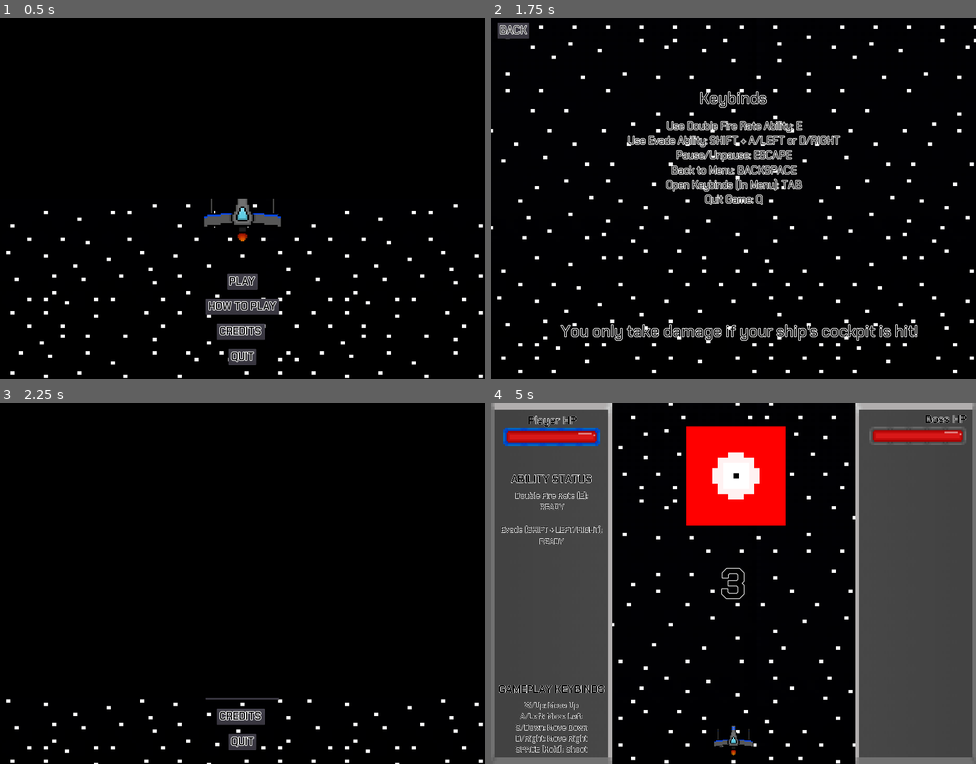
Above: before the commit, frames 1-4 (two rows, left to right).
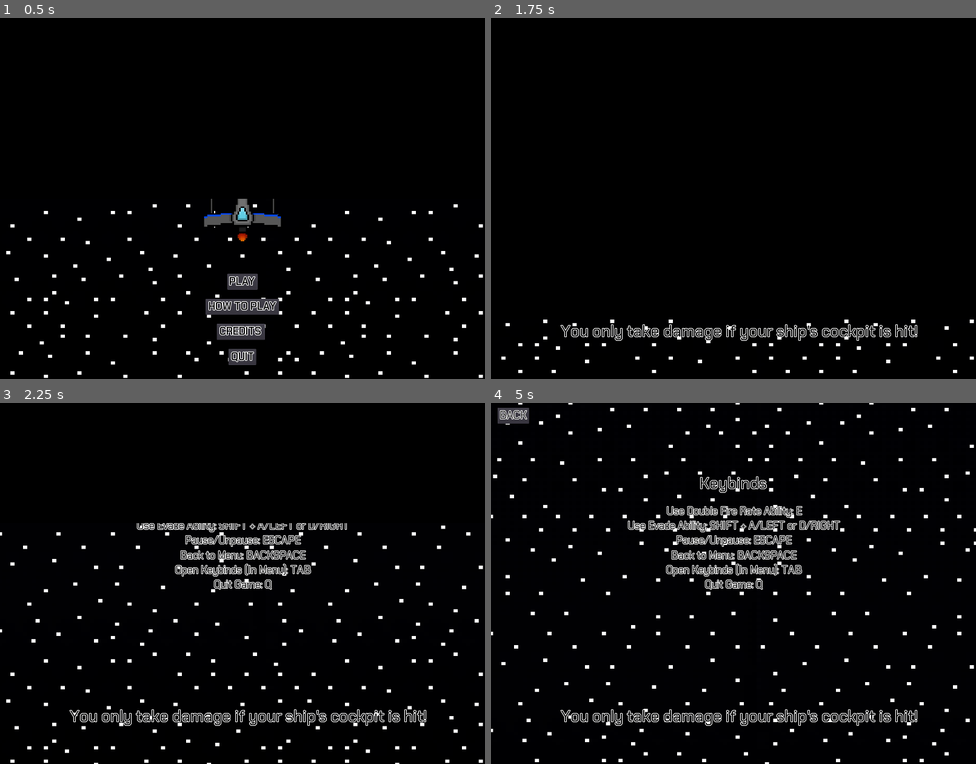
Above: after the commit, the same moments.

Repository: Cecilist/Final-BossFightBulletShooter
Game: Godot game, scene res://Menu/MainMenu.tscn
The game is run twice, just before and just after one commit, with the same random seed, the same clock (stepped at 60 frames per second) and the same inputs.
Inputs (mouse positions are in pixels of both pictures, inside the frame that each line leads up to):
- Up to frame 1 (0.5 s): no input
- Up to frame 2 (1.75 s): click "HOW TO PLAY" at 0.5 s; click "CREDITS" at 1.25 s
- Up to frame 3 (2.25 s): click "BACK" at 2 s
- Up to frame 4 (5 s): click (733, 666) at 2.75 s, where only the run before the commit has a clickable "PLAY"; click (733, 666) at 3.5 s, where only the run before the commit has a clickable "PLAY"; tap Enter (play_game) at 4.25, 4.35 s; hold D (move_right) from 4.28 s (still down); tap Tab (to_next_screen) at 4.55 s

Frame 1 is identical in both runs. In frame 2, 4.8% of the frame differs, in the area x 0-100%, y 1-83%; in frame 3, 4.4%; in frame 4, 59%, in the area x 0-100%, y 0-100%.

Commit message:
Add title screen transitions

Diff:
--- a/project/Menu/Credits.gd
+++ b/project/Menu/Credits.gd
@@ -1,7 +1,23 @@
+class_name Credits
 extends Node2D
 
 
+func _ready():
+	$Transition.fade_in()
+
+# Checks if the player pressed the key to return to the main menu
+func _input(_event):
+	if Input.is_action_just_pressed("previous_menu"):
+		_on_BackButton_pressed()
 
 
+# Returns to the menu
+func _process(_delta):
+	if $Transition.can_switch_scene == true:
+		var _ignored := get_tree().change_scene("res://Menu/MainMenu.tscn")
+
+
+# Fades out
 func _on_BackButton_pressed():
-		var _ignored := get_tree().change_scene("res://Menu/MainMenu.tscn")
+	$Transition.show_rect()
+	$Transition.fade_out()
--- a/project/Menu/Credits.tscn
+++ b/project/Menu/Credits.tscn
@@ -8,6 +8,7 @@
 [ext_resource path="res://Player/Ship_Exhaust_3.png" type="Texture" id=6]
 [ext_resource path="res://Player/Ship_Exhaust_1.png" type="Texture" id=7]
 [ext_resource path="res://Font/ChakraPetch-Regular.ttf" type="DynamicFontData" id=8]
+[ext_resource path="res://Transitions/Transition.tscn" type="PackedScene" id=9]
 
 [sub_resource type="DynamicFont" id=1]
 size = 128
@@ -74,6 +75,7 @@
 scale = Vector2( 0.5, 0.5 )
 frames = SubResource( 2 )
 animation = "flying"
+frame = 3
 playing = true
 
 [node name="TitleShipSprite" type="AnimatedSprite" parent="."]
@@ -151,4 +153,6 @@
 "_edit_use_anchors_": false
 }
 
+[node name="Transition" parent="." instance=ExtResource( 9 )]
+
 [connection signal="pressed" from="BackButton" to="." method="_on_BackButton_pressed"]
--- a/project/Menu/Instructions.gd
+++ b/project/Menu/Instructions.gd
@@ -1,5 +1,9 @@
 class_name Instructions
 extends Node2D
+
+
+func _ready():
+	$Transition.fade_in()
 
 
 # Checks if the player pressed the key to return to the main menu
@@ -9,5 +13,12 @@
 
 
 # Returns to the menu
+func _process(_delta):
+	if $Transition.can_switch_scene == true:
+		var _ignored := get_tree().change_scene("res://Menu/MainMenu.tscn")
+
+
+# Returns to the menu
 func _on_BackButton_pressed():
-	var _ignored := get_tree().change_scene("res://Menu/MainMenu.tscn")
+	$Transition.show_rect()
+	$Transition.fade_out()
--- a/project/Menu/Instructions.tscn
+++ b/project/Menu/Instructions.tscn
@@ -1,7 +1,8 @@
-[gd_scene load_steps=6 format=2]
+[gd_scene load_steps=7 format=2]
 
 [ext_resource path="res://Font/ChakraPetch-Regular.ttf" type="DynamicFontData" id=1]
 [ext_resource path="res://Menu/Instructions.gd" type="Script" id=2]
+[ext_resource path="res://Transitions/Transition.tscn" type="PackedScene" id=3]
 
 [sub_resource type="DynamicFont" id=1]
 size = 32
@@ -89,4 +90,6 @@
 "_edit_use_anchors_": false
 }
 
+[node name="Transition" parent="." instance=ExtResource( 3 )]
+
 [connection signal="pressed" from="BackButton" to="." method="_on_BackButton_pressed"]
--- a/project/Menu/MainMenu.gd
+++ b/project/Menu/MainMenu.gd
@@ -2,59 +2,62 @@
 extends Node2D
 
 
-var _button_pressed = " "
+var _button_pressed = ""
 
 func _ready():
 	get_tree().paused = false
-	$AnimationPlayer.play("TitleFadeIn")
+	$Transition.fade_in()
 
 
 func _input(_event):
-	if Input.is_action_just_pressed("play_game"):
-		_on_PlayButton_pressed()
-	if Input.is_action_just_pressed("to_next_screen"):
-		_on_InstructionsButton_pressed()
-	if Input.is_action_just_pressed("quit_game"):
-		_on_QuitButton_pressed()
+	if $Transition.input_locked == false:
+		if Input.is_action_just_pressed("play_game"):
+			_on_PlayButton_pressed()
+		if Input.is_action_just_pressed("to_next_screen"):
+			_on_InstructionsButton_pressed()
+		if Input.is_action_just_pressed("quit_game"):
+			_on_QuitButton_pressed()
+
+
+func _process(_delta):
+	if $Transition.can_switch_scene == true:
+		_new_scene()
 
 
 func _on_PlayButton_pressed():
 	_button_pressed = "play"
-	$ColorRect.visible = true
-	$AnimationPlayer.play("TitleFadeOut")
+	$Transition.show_rect()
+	$Transition.fade_out()
 
 
 func _on_InstructionsButton_pressed():
 	_button_pressed = "instructions"
-	$ColorRect.visible = true
-	$AnimationPlayer.play("TitleFadeOut")
+	$Transition.show_rect()
+	$Transition.fade_out()
 
 
 func _on_CreditsButton_pressed():
 	_button_pressed = "credits"
-	$ColorRect.visible = true
-	$AnimationPlayer.play("TitleFadeOut")
+	$Transition.show_rect()
+	$Transition.fade_out()
 
 
 func _on_QuitButton_pressed():
 	_button_pressed = "quit"
-	$ColorRect.visible = true
-	$AnimationPlayer.play("TitleFadeOut")
+	$Transition.show_rect()
+	$Transition.fade_out()
 
 
 func _on_DespawnArea_area_entered(area):
 	area.queue_free()
 
 
-func _on_AnimationPlayer_animation_finished(anim_name):
-	if anim_name == "TitleFadeIn":
-		$ColorRect.visible = false
-	elif anim_name == "TitleFadeOut":
-		if _button_pressed == "play":
-			var _ignored := get_tree().change_scene("res:///Level/Level.tscn")
-		elif _button_pressed == "instructions":
-			var _ignored := get_tree().change_scene("res:///Menu/Instructions.tscn")
-		elif _button_pressed == "credits":
-			var _ignored := get_tree().change_scene("res:///Menu/Credits.tscn")
-		elif _button_pressed == "quit":
-			get_tree().quit()
+func _new_scene():
+	if _button_pressed == "play":
+		var _ignored := get_tree().change_scene("res:///Level/Level.tscn")
+	elif _button_pressed == "instructions":
+		var _ignored := get_tree().change_scene("res:///Menu/Instructions.tscn")
+	elif _button_pressed == "credits":
+		var _ignored := get_tree().change_scene("res:///Menu/Credits.tscn")
+	elif _button_pressed == "quit":
+		get_tree().quit()
--- a/project/Menu/MainMenu.tscn
+++ b/project/Menu/MainMenu.tscn
@@ -7,6 +7,7 @@
 [ext_resource path="res://Player/Ship_Exhaust_2.png" type="Texture" id=5]
 [ext_resource path="res://Player/Ship_Exhaust_3.png" type="Texture" id=6]
 [ext_resource path="res://Player/Ship_Exhaust_1.png" type="Texture" id=7]
+[ext_resource path="res://Transitions/Transition.tscn" type="PackedScene" id=8]
 
 [sub_resource type="DynamicFont" id=1]
 size = 128
@@ -44,36 +45,7 @@
 outline_size = 2
 font_data = ExtResource( 1 )
 
-[sub_resource type="Animation" id=7]
-tracks/0/type = "value"
-tracks/0/path = NodePath("ColorRect:rect_position")
-tracks/0/interp = 1
-tracks/0/loop_wrap = true
-tracks/0/imported = false
-tracks/0/enabled = true
-tracks/0/keys = {
-"times": PoolRealArray( 0, 1 ),
-"transitions": PoolRealArray( 1, 1 ),
-"update": 0,
-"values": [ Vector2( -725, -540 ), Vector2( -725, -1620 ) ]
-}
-
-[sub_resource type="Animation" id=11]
-resource_name = "TitleFadeOut"
-tracks/0/type = "value"
-tracks/0/path = NodePath("ColorRect:rect_position")
-tracks/0/interp = 1
-tracks/0/loop_wrap = true
-tracks/0/imported = false
-tracks/0/enabled = true
-tracks/0/keys = {
-"times": PoolRealArray( 0, 1 ),
-"transitions": PoolRealArray( 1, 1 ),
-"update": 0,
-"values": [ Vector2( -725, 540 ), Vector2( -725, -540 ) ]
-}
-
-[sub_resource type="RectangleShape2D" id=8]
+[sub_resource type="RectangleShape2D" id=7]
 extents = Vector2( 1207.41, 871.501 )
 
 [node name="MainMenu" type="Node2D"]
@@ -177,29 +149,16 @@
 "_edit_use_anchors_": false
 }
 
-[node name="AnimationPlayer" type="AnimationPlayer" parent="."]
-anims/TitleFadeIn = SubResource( 7 )
-anims/TitleFadeOut = SubResource( 11 )
-
 [node name="DespawnArea" type="Area2D" parent="."]
 
 [node name="CollisionShape2D" type="CollisionShape2D" parent="DespawnArea"]
 position = Vector2( 2.37842, 0 )
-shape = SubResource( 8 )
+shape = SubResource( 7 )
 
-[node name="ColorRect" type="ColorRect" parent="."]
-margin_left = -725.0
-margin_top = -1620.0
-margin_right = 725.0
-margin_bottom = -540.0
-color = Color( 0, 0, 0, 1 )
-__meta__ = {
-"_edit_use_anchors_": false
-}
+[node name="Transition" parent="." instance=ExtResource( 8 )]
 
 [connection signal="pressed" from="PlayButton" to="." method="_on_PlayButton_pressed"]
 [connection signal="pressed" from="InstructionsButton" to="." method="_on_InstructionsButton_pressed"]
 [connection signal="pressed" from="QuitButton" to="." method="_on_QuitButton_pressed"]
 [connection signal="pressed" from="CreditsButton" to="." method="_on_CreditsButton_pressed"]
-[connection signal="animation_finished" from="AnimationPlayer" to="." method="_on_AnimationPlayer_animation_finished"]
 [connection signal="area_entered" from="DespawnArea" to="." method="_on_DespawnArea_area_entered"]
--- /dev/null
+++ b/project/Transitions/Transition.gd
@@ -0,0 +1,29 @@
+class_name Transition
+extends Node2D
+
+
+var can_switch_scene = false
+var input_locked = false
+
+
+func fade_in():
+	$AnimationPlayer.play("FadeIn")
+	input_locked = true
+
+
+func fade_out():
+	$ColorRect.set_position(Vector2(-725, -540))
+	$AnimationPlayer.play("FadeOut")
+	input_locked = true
+
+
+func show_rect():
+	$ColorRect.visible = true
+
+
+func _on_AnimationPlayer_animation_finished(anim_name):
+	input_locked = false
+	if anim_name == "FadeIn":
+		$ColorRect.visible = false
+	elif anim_name == "FadeOut":
+		can_switch_scene = true
--- /dev/null
+++ b/project/Transitions/Transition.tscn
@@ -0,0 +1,52 @@
+[gd_scene load_steps=4 format=2]
+
+[ext_resource path="res://Transitions/Transition.gd" type="Script" id=1]
+
+[sub_resource type="Animation" id=1]
+resource_name = "FadeIn"
+tracks/0/type = "value"
+tracks/0/path = NodePath("ColorRect:rect_position")
+tracks/0/interp = 1
+tracks/0/loop_wrap = true
+tracks/0/imported = false
+tracks/0/enabled = true
+tracks/0/keys = {
+"times": PoolRealArray( 0, 1 ),
+"transitions": PoolRealArray( 1, 1 ),
+"update": 0,
+"values": [ Vector2( -725, -540 ), Vector2( -725, -1620 ) ]
+}
+
+[sub_resource type="Animation" id=2]
+resource_name = "FadeOut"
+tracks/0/type = "value"
+tracks/0/path = NodePath("ColorRect:rect_position")
+tracks/0/interp = 1
+tracks/0/loop_wrap = true
+tracks/0/imported = false
+tracks/0/enabled = true
+tracks/0/keys = {
+"times": PoolRealArray( 0, 1 ),
+"transitions": PoolRealArray( 1, 1 ),
+"update": 0,
+"values": [ Vector2( -725, 540 ), Vector2( -725, -540 ) ]
+}
+
+[node name="Transition" type="Node2D"]
+script = ExtResource( 1 )
+
+[node name="AnimationPlayer" type="AnimationPlayer" parent="."]
+anims/FadeIn = SubResource( 1 )
+anims/FadeOut = SubResource( 2 )
+
+[node name="ColorRect" type="ColorRect" parent="."]
+margin_left = -725.0
+margin_top = -540.0
+margin_right = 725.0
+margin_bottom = 540.0
+color = Color( 0, 0, 0, 1 )
+__meta__ = {
+"_edit_use_anchors_": false
+}
+
+[connection signal="animation_finished" from="AnimationPlayer" to="." method="_on_AnimationPlayer_animation_finished"]
--- a/project/project.godot
+++ b/project/project.godot
@@ -25,6 +25,11 @@
 "path": "res://Boss/Spinner/CannonSpinner.gd"
 }, {
 "base": "Node2D",
+"class": "Credits",
+"language": "GDScript",
+"path": "res://Menu/Credits.gd"
+}, {
+"base": "Node2D",
 "class": "Instructions",
 "language": "GDScript",
 "path": "res://Menu/Instructions.gd"
@@ -50,6 +55,11 @@
 "path": "res://Player/PlayerBullet.gd"
 }, {
 "base": "Node2D",
+"class": "Transition",
+"language": "GDScript",
+"path": "res://Transitions/Transition.gd"
+}, {
+"base": "Node2D",
 "class": "nWayStraight",
 "language": "GDScript",
 "path": "res://Boss/StaticPatterns/nWayStraight.gd"
@@ -58,11 +68,13 @@
 "Boss": "",
 "BossBullet": "",
 "CannonSpinner": "",
+"Credits": "",
 "Instructions": "",
 "Level": "",
 "MainMenu": "",
 "Player": "",
 "PlayerBullet": "",
+"Transition": "",
 "nWayStraight": ""
 }
 
Not shown: 7 places in project/Menu/Credits.tscn that only renumber resources
Not shown: 1 places in project/Menu/MainMenu.tscn that only renumber resources
